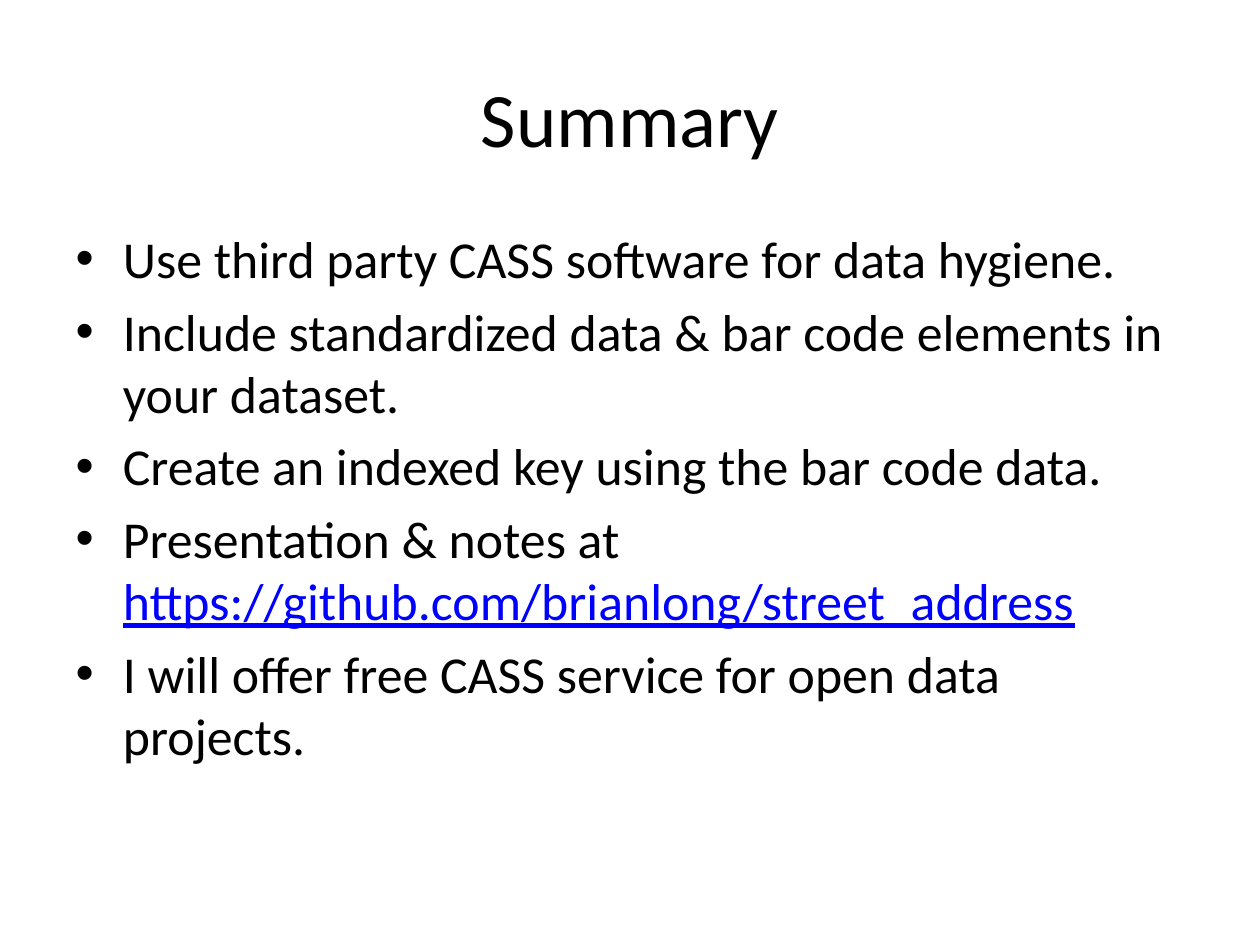
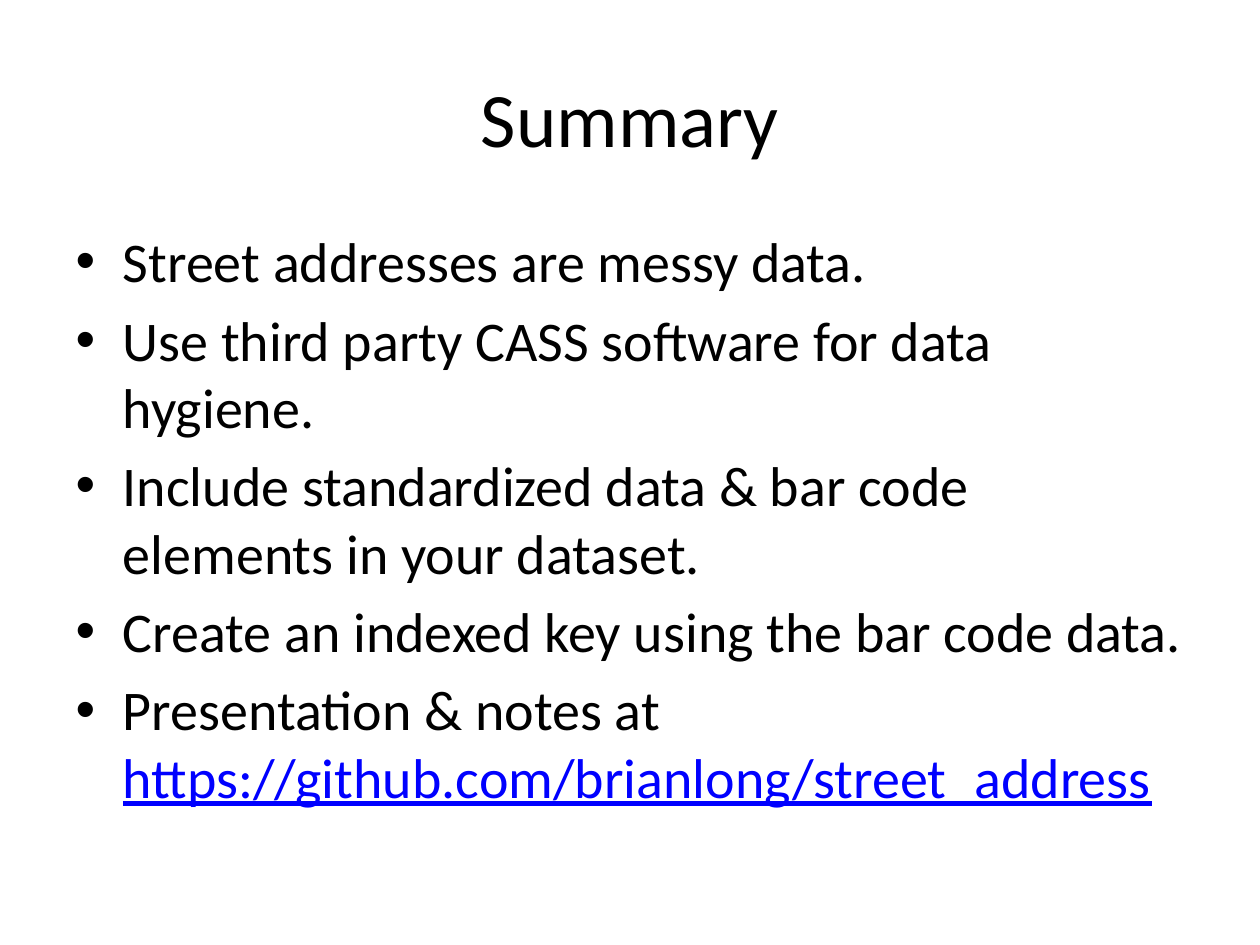
Before and after one commit to brianlong/street_address, a slide deck: slide 13 of presentations/street_addresses.pptx. Drawn at 1260x945 pixels with LibreOffice and Linux fonts; fonts in the diff are those of the drawing. Boxes give left, top, right and bottom in pixels: in the first picture for what was removed or moved away, otherwise in the second. Text is boxed around its words. In the diff, an @@ line names an element or a change of style, - is before the commit and + after.

```diff
--- a/presentations/street_addresses.pptx
+++ b/presentations/street_addresses.pptx
@@ text at (123, 243, 866, 291): paragraph added @@
+• Street addresses are messy data.
@@ text at (123, 322, 1181, 808): size 29.6 to 32 pt in "Use third party CASS software for data ...", "Include standardized data & bar code elements ...", "Create an indexed key using the bar ...", "Presentation & notes at https://github.com/brianlong/street_ ..." @@
@@ text at (123, 657, 1000, 764): paragraph removed @@
-• I will offer free CASS service for open data projects.
```
Also in this commit, not shown: 4 other slides changed.
